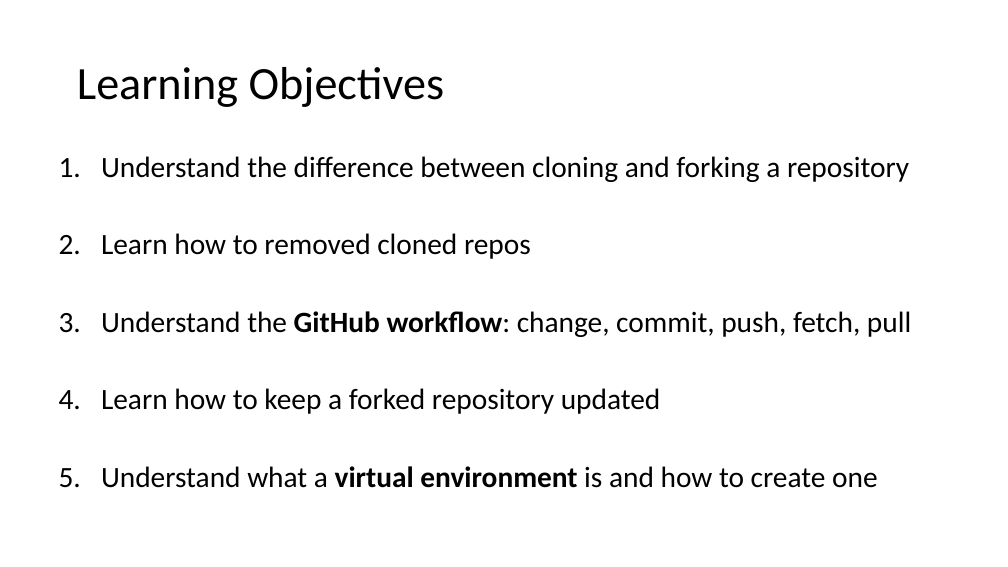
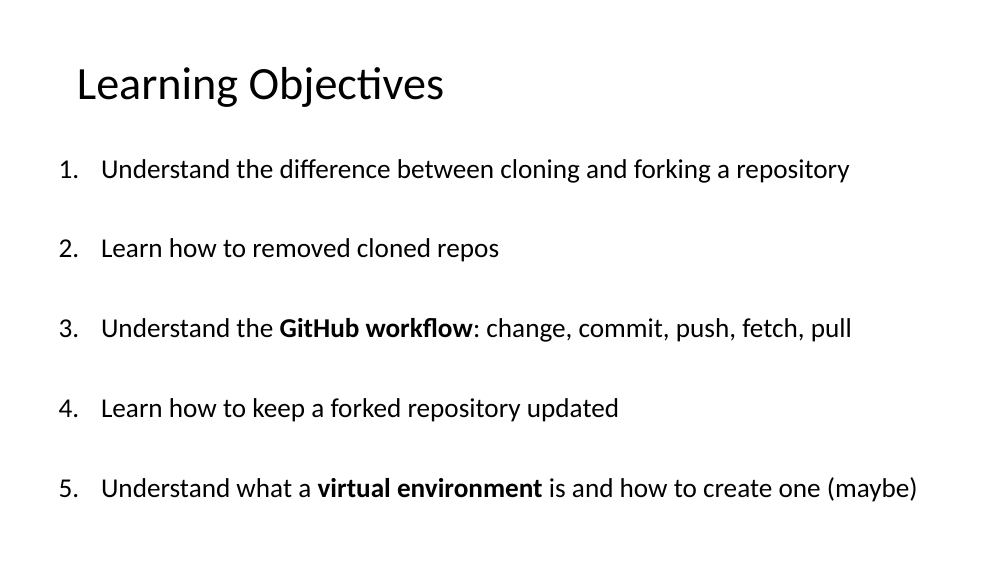
Before and after one commit to yoonpk147/qtm151_fall_2023, a slide deck: slide 2 of lecture_01/Lecture-GithubReview.pptx. Drawn at 1008x567 pixels with LibreOffice and Linux fonts; fonts in the diff are those of the drawing. Boxes give left, top, right and bottom in pixels: in the first picture for what was removed or moved away, otherwise in the second. Text is boxed around its words. In the diff, an @@ line names an element or a change of style, - is before the commit and + after.

Commit message:
update ppt

```diff
--- a/lecture_01/Lecture-GithubReview.pptx
+++ b/lecture_01/Lecture-GithubReview.pptx
@@ text at [101,159,852,422]: size 28 to 25.9 pt in "Understand the difference between cloning and forking ...", "Learn how to removed cloned repos", "Understand the GitHub workflow: change, commit, push, ...", "Learn how to keep a forked repository ..."; line spacing 0.8 to 0.9 @@
@@ text at [101,477,918,502]: text changed; size 28 to 25.9 pt @@
-5. Understand what a virtual environment is and how to create one
+5. Understand what a virtual environment is and how to create one (maybe)
```
Also in this commit, not shown: 3 other slides changed, 1 slide added.
